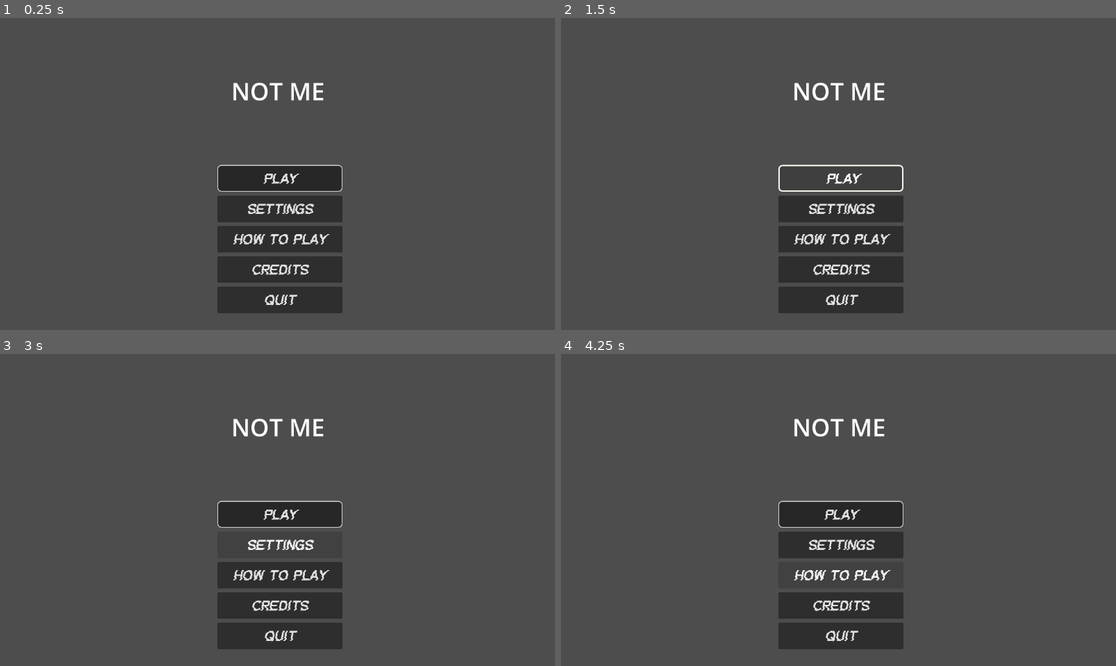
Above: before the commit, frames 1-4 (two rows, left to right).
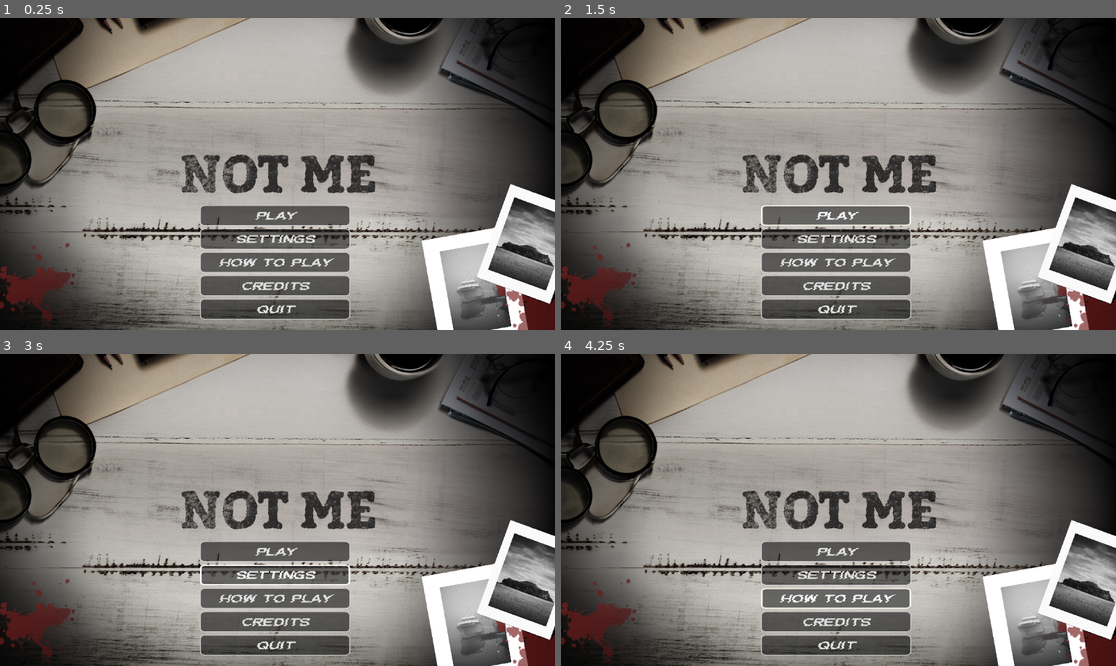
Above: after the commit, the same moments.

Repository: dralend/not-me
Game: Godot game, scene res://ui/main menu/main menu.tscn
The game is run twice, just before and just after one commit, with the same random seed, the same clock (stepped at 60 frames per second) and the same inputs. The project has no main scene, so this scene is started directly.
Inputs:
- Up to frame 1 (0.25 s): no input
- Up to frame 2 (1.5 s): click "Play" at 0.5 s; click "Play" at 1.25 s
- Up to frame 3 (3 s): click "Play" at 2 s; click "Settings" at 2.75 s
- Up to frame 4 (4.25 s): click "How To Play" at 3.5 s

The runs differ from the first frame. In frame 1, 83% of the frame differs, in the area x 0-100%, y 0-100%; in frame 2, 83%; in frame 3, 83%; in frame 4, 84%.

Commit message:
updated main menu

Diff:
--- a/ui/main menu/main menu.tscn
+++ b/ui/main menu/main menu.tscn
@@ -1,5 +1,6 @@
 [gd_scene format=3 uid="uid://cke0bx3fbfkas"]
 
+[ext_resource type="Texture2D" uid="uid://cjca0ftyjtyk7" path="res://NotMe_GameJame_00080.png" id="1_btibh"]
 [ext_resource type="FontFile" uid="uid://do01chxfqf78t" path="res://Fonts/GlitchGoblin.ttf" id="1_fervp"]
 
 [sub_resource type="StyleBoxFlat" id="StyleBoxFlat_btibh"]
@@ -28,7 +29,7 @@
 border_width_top = 2
 border_width_right = 2
 border_width_bottom = 2
-border_color = Color(0.99215686, 0.99215686, 0.72156864, 1)
+border_color = Color(0.84214896, 0.18606335, 0.0033928328, 1)
 corner_radius_top_left = 8
 corner_radius_top_right = 8
 corner_radius_bottom_right = 8
@@ -36,7 +37,7 @@
 corner_detail = 5
 
 [sub_resource type="StyleBoxFlat" id="StyleBoxFlat_5p75u"]
-content_margin_left = 10.0
+content_margin_left = 2.0
 content_margin_top = 2.0
 content_margin_right = 2.0
 content_margin_bottom = 2.0
@@ -64,6 +65,292 @@
 border_width_right = 3
 border_width_bottom = 3
 border_color = Color(0.9607843, 0.9607843, 0.92156863, 1)
+corner_radius_top_left = 8
+corner_radius_top_right = 8
+corner_radius_bottom_right = 8
+corner_radius_bottom_left = 8
+corner_detail = 5
+expand_margin_left = 2.0
+expand_margin_top = 2.0
+expand_margin_right = 2.0
+expand_margin_bottom = 2.0
+
+[sub_resource type="StyleBoxFlat" id="StyleBoxFlat_cp0fa"]
+content_margin_left = 10.0
+content_margin_top = 10.0
+content_margin_right = 10.0
+content_margin_bottom = 10.0
+bg_color = Color(0.1, 0.1, 0.1, 0.6)
+border_width_left = 2
+border_width_top = 2
+border_width_right = 2
+border_width_bottom = 2
+corner_radius_top_left = 8
+corner_radius_top_right = 8
+corner_radius_bottom_right = 8
+corner_radius_bottom_left = 8
+corner_detail = 5
+
+[sub_resource type="StyleBoxFlat" id="StyleBoxFlat_o23gv"]
+content_margin_left = 10.0
+content_margin_top = 10.0
+content_margin_right = 10.0
+content_margin_bottom = 10.0
+bg_color = Color(0, 0, 0, 0.6)
+border_width_left = 2
+border_width_top = 2
+border_width_right = 2
+border_width_bottom = 2
+border_color = Color(0.84313726, 0.18431373, 0.003921569, 1)
+corner_radius_top_left = 8
+corner_radius_top_right = 8
+corner_radius_bottom_right = 8
+corner_radius_bottom_left = 8
+corner_detail = 5
+
+[sub_resource type="StyleBoxFlat" id="StyleBoxFlat_g2e7b"]
+content_margin_left = 2.0
+content_margin_top = 2.0
+content_margin_right = 2.0
+content_margin_bottom = 2.0
+bg_color = Color(0.22352941, 0.22352941, 0.22352941, 0.69803923)
+border_width_left = 3
+border_width_top = 3
+border_width_right = 3
+border_width_bottom = 3
+border_color = Color(1, 1, 1, 1)
+corner_radius_top_left = 8
+corner_radius_top_right = 8
+corner_radius_bottom_right = 8
+corner_radius_bottom_left = 8
+corner_detail = 5
+
+[sub_resource type="StyleBoxFlat" id="StyleBoxFlat_67mic"]
+content_margin_left = 4.0
+content_margin_top = 4.0
+content_margin_right = 4.0
+content_margin_bottom = 4.0
+bg_color = Color(0.22352941, 0.22352941, 0.22352941, 0.69803923)
+draw_center = false
+border_width_left = 2
+border_width_top = 2
+border_width_right = 2
+border_width_bottom = 2
+border_color = Color(0.9607843, 0.9607843, 0.92156863, 1)
+corner_radius_top_left = 8
+corner_radius_top_right = 8
+corner_radius_bottom_right = 8
+corner_radius_bottom_left = 8
+corner_detail = 5
+expand_margin_left = 2.0
+expand_margin_top = 2.0
+expand_margin_right = 2.0
+expand_margin_bottom = 2.0
+
+[sub_resource type="StyleBoxFlat" id="StyleBoxFlat_fj1mx"]
+content_margin_left = 10.0
+content_margin_top = 10.0
+content_margin_right = 10.0
+content_margin_bottom = 10.0
+bg_color = Color(0.05490196, 0.05490196, 0.05490196, 0.6)
+border_width_left = 2
+border_width_top = 2
+border_width_right = 2
+border_width_bottom = 2
+corner_radius_top_left = 8
+corner_radius_top_right = 8
+corner_radius_bottom_right = 8
+corner_radius_bottom_left = 8
+corner_detail = 5
+
+[sub_resource type="StyleBoxFlat" id="StyleBoxFlat_4vml5"]
+content_margin_left = 10.0
+content_margin_top = 10.0
+content_margin_right = 10.0
+content_margin_bottom = 10.0
+bg_color = Color(0, 0, 0, 0.6)
+border_width_left = 2
+border_width_top = 2
+border_width_right = 2
+border_width_bottom = 2
+border_color = Color(0.84313726, 0.18431373, 0.003921569, 1)
+corner_radius_top_left = 8
+corner_radius_top_right = 8
+corner_radius_bottom_right = 8
+corner_radius_bottom_left = 8
+corner_detail = 5
+
+[sub_resource type="StyleBoxFlat" id="StyleBoxFlat_y74dt"]
+content_margin_left = 2.0
+content_margin_top = 2.0
+content_margin_right = 2.0
+content_margin_bottom = 2.0
+bg_color = Color(0.22352941, 0.22352941, 0.22352941, 0.69803923)
+border_width_left = 3
+border_width_top = 3
+border_width_right = 3
+border_width_bottom = 3
+border_color = Color(0.9607843, 0.9607843, 0.92156863, 1)
+corner_radius_top_left = 8
+corner_radius_top_right = 8
+corner_radius_bottom_right = 8
+corner_radius_bottom_left = 8
+corner_detail = 5
+
+[sub_resource type="StyleBoxFlat" id="StyleBoxFlat_um8qg"]
+content_margin_left = 4.0
+content_margin_top = 4.0
+content_margin_right = 4.0
+content_margin_bottom = 4.0
+bg_color = Color(0.22352941, 0.22352941, 0.22352941, 0.69803923)
+draw_center = false
+border_width_left = 3
+border_width_top = 3
+border_width_right = 3
+border_width_bottom = 3
+border_color = Color(0.9607843, 0.9607843, 0.92156863, 1)
+corner_radius_top_left = 8
+corner_radius_top_right = 8
+corner_radius_bottom_right = 8
+corner_radius_bottom_left = 8
+corner_detail = 5
+expand_margin_left = 2.0
+expand_margin_top = 2.0
+expand_margin_right = 2.0
+expand_margin_bottom = 2.0
+
+[sub_resource type="StyleBoxFlat" id="StyleBoxFlat_6x6cd"]
+content_margin_left = 10.0
+content_margin_top = 10.0
+content_margin_right = 10.0
+content_margin_bottom = 10.0
+bg_color = Color(0.05490196, 0.05490196, 0.05490196, 0.6)
+border_width_left = 2
+border_width_top = 2
+border_width_right = 2
+border_width_bottom = 2
+corner_radius_top_left = 8
+corner_radius_top_right = 8
+corner_radius_bottom_right = 8
+corner_radius_bottom_left = 8
+corner_detail = 5
+
+[sub_resource type="StyleBoxFlat" id="StyleBoxFlat_c0m8q"]
+content_margin_left = 10.0
+content_margin_top = 10.0
+content_margin_right = 10.0
+content_margin_bottom = 10.0
+bg_color = Color(0, 0, 0, 0.6)
+border_width_left = 2
+border_width_top = 2
+border_width_right = 2
+border_width_bottom = 2
+border_color = Color(0.84313726, 0.18431373, 0.003921569, 1)
+corner_radius_top_left = 8
+corner_radius_top_right = 8
+corner_radius_bottom_right = 8
+corner_radius_bottom_left = 8
+corner_detail = 5
+
+[sub_resource type="StyleBoxFlat" id="StyleBoxFlat_ke8if"]
+content_margin_left = 2.0
+content_margin_top = 2.0
+content_margin_right = 2.0
+content_margin_bottom = 2.0
+bg_color = Color(0.22352941, 0.22352941, 0.22352941, 0.69803923)
+border_width_left = 3
+border_width_top = 3
+border_width_right = 3
+border_width_bottom = 3
+border_color = Color(0.9607843, 0.9607843, 0.92156863, 1)
+corner_radius_top_left = 8
+corner_radius_top_right = 8
+corner_radius_bottom_right = 8
+corner_radius_bottom_left = 8
+corner_detail = 5
+
+[sub_resource type="StyleBoxFlat" id="StyleBoxFlat_cgy75"]
+content_margin_left = 4.0
+content_margin_top = 4.0
+content_margin_right = 4.0
+content_margin_bottom = 4.0
+bg_color = Color(0.22352941, 0.22352941, 0.22352941, 0.69803923)
+draw_center = false
+border_width_left = 3
+border_width_top = 3
+border_width_right = 3
+border_width_bottom = 3
+corner_radius_top_left = 8
+corner_radius_top_right = 8
+corner_radius_bottom_right = 8
+corner_radius_bottom_left = 8
+corner_detail = 5
+expand_margin_left = 2.0
+expand_margin_top = 2.0
+expand_margin_right = 2.0
+expand_margin_bottom = 2.0
+
+[sub_resource type="StyleBoxFlat" id="StyleBoxFlat_7ncan"]
+content_margin_left = 10.0
+content_margin_top = 10.0
+content_margin_right = 10.0
+content_margin_bottom = 10.0
+bg_color = Color(0.05490196, 0.05490196, 0.05490196, 0.6)
+border_width_left = 2
+border_width_top = 2
+border_width_right = 2
+border_width_bottom = 2
+corner_radius_top_left = 8
+corner_radius_top_right = 8
+corner_radius_bottom_right = 8
+corner_radius_bottom_left = 8
+corner_detail = 5
+
+[sub_resource type="StyleBoxFlat" id="StyleBoxFlat_av86g"]
+content_margin_left = 10.0
+content_margin_top = 10.0
+content_margin_right = 10.0
+content_margin_bottom = 10.0
+bg_color = Color(0, 0, 0, 0.6)
+border_width_left = 2
+border_width_top = 2
+border_width_right = 2
+border_width_bottom = 2
+border_color = Color(0.84313726, 0.18431373, 0.003921569, 1)
+corner_radius_top_left = 8
+corner_radius_top_right = 8
+corner_radius_bottom_right = 8
+corner_radius_bottom_left = 8
+corner_detail = 5
+
+[sub_resource type="StyleBoxFlat" id="StyleBoxFlat_uuwim"]
+content_margin_left = 2.0
+content_margin_top = 2.0
+content_margin_right = 2.0
+content_margin_bottom = 2.0
+bg_color = Color(0.22352941, 0.22352941, 0.22352941, 0.69803923)
+border_width_left = 3
+border_width_top = 3
+border_width_right = 3
+border_width_bottom = 3
+border_color = Color(0.9607843, 0.9607843, 0.92156863, 1)
+corner_radius_top_left = 8
+corner_radius_top_right = 8
+corner_radius_bottom_right = 8
+corner_radius_bottom_left = 8
+corner_detail = 5
+
+[sub_resource type="StyleBoxFlat" id="StyleBoxFlat_8pqyu"]
+content_margin_left = 4.0
+content_margin_top = 4.0
+content_margin_right = 4.0
+content_margin_bottom = 4.0
+bg_color = Color(0.22352941, 0.22352941, 0.22352941, 0.69803923)
+draw_center = false
+border_width_left = 3
+border_width_top = 3
+border_width_right = 3
+border_width_bottom = 3
 corner_radius_top_left = 8
 corner_radius_top_right = 8
 corner_radius_bottom_right = 8
@@ -91,26 +378,16 @@
 anchor_bottom = 1.0
 grow_horizontal = 2
 grow_vertical = 2
-
-[node name="title" type="Label" parent="Control" unique_id=1619684529]
-layout_mode = 1
-anchors_preset = 5
-anchor_left = 0.5
-anchor_right = 0.5
-offset_left = -31.0
-offset_top = 117.0
-offset_right = 32.0
-offset_bottom = 140.0
-grow_horizontal = 2
-theme_override_font_sizes/font_size = 50
-text = "NOT ME"
+texture = ExtResource("1_btibh")
+expand_mode = 2
 
 [node name="buttons" type="VBoxContainer" parent="Control" unique_id=621658599]
 layout_mode = 0
-offset_left = 451.0
-offset_top = 305.0
-offset_right = 711.0
-offset_bottom = 613.0
+offset_left = 415.00003
+offset_top = 389.0
+offset_right = 675.0
+offset_bottom = 701.0
+scale = Vector2(1.1999989, 0.7599994)
 theme_override_constants/separation = 8
 
 [node name="Play" type="Button" parent="Control/buttons" unique_id=396357133]
@@ -130,6 +407,10 @@
 layout_mode = 2
 theme_override_fonts/font = ExtResource("1_fervp")
 theme_override_font_sizes/font_size = 30
+theme_override_styles/normal = SubResource("StyleBoxFlat_cp0fa")
+theme_override_styles/pressed = SubResource("StyleBoxFlat_o23gv")
+theme_override_styles/hover = SubResource("StyleBoxFlat_g2e7b")
+theme_override_styles/focus = SubResource("StyleBoxFlat_67mic")
 text = "Settings"
 
 [node name="HowToPlay" type="Button" parent="Control/buttons" unique_id=464705438]
@@ -137,6 +418,10 @@
 layout_mode = 2
 theme_override_fonts/font = ExtResource("1_fervp")
 theme_override_font_sizes/font_size = 30
+theme_override_styles/normal = SubResource("StyleBoxFlat_fj1mx")
+theme_override_styles/pressed = SubResource("StyleBoxFlat_4vml5")
+theme_override_styles/hover = SubResource("StyleBoxFlat_y74dt")
+theme_override_styles/focus = SubResource("StyleBoxFlat_um8qg")
 text = "How To Play"
 
 [node name="Credits" type="Button" parent="Control/buttons" unique_id=973704741]
@@ -144,6 +429,10 @@
 layout_mode = 2
 theme_override_fonts/font = ExtResource("1_fervp")
 theme_override_font_sizes/font_size = 30
+theme_override_styles/normal = SubResource("StyleBoxFlat_6x6cd")
+theme_override_styles/pressed = SubResource("StyleBoxFlat_c0m8q")
+theme_override_styles/hover = SubResource("StyleBoxFlat_ke8if")
+theme_override_styles/focus = SubResource("StyleBoxFlat_cgy75")
 text = "Credits"
 
 [node name="Quit" type="Button" parent="Control/buttons" unique_id=54229292]
@@ -151,4 +440,8 @@
 layout_mode = 2
 theme_override_fonts/font = ExtResource("1_fervp")
 theme_override_font_sizes/font_size = 30
+theme_override_styles/normal = SubResource("StyleBoxFlat_7ncan")
+theme_override_styles/pressed = SubResource("StyleBoxFlat_av86g")
+theme_override_styles/hover = SubResource("StyleBoxFlat_uuwim")
+theme_override_styles/focus = SubResource("StyleBoxFlat_8pqyu")
 text = "Quit"
Binary file added: NotMe_GameJame_00080.png
Not shown, added: NotMe_GameJame_00080.png.import
